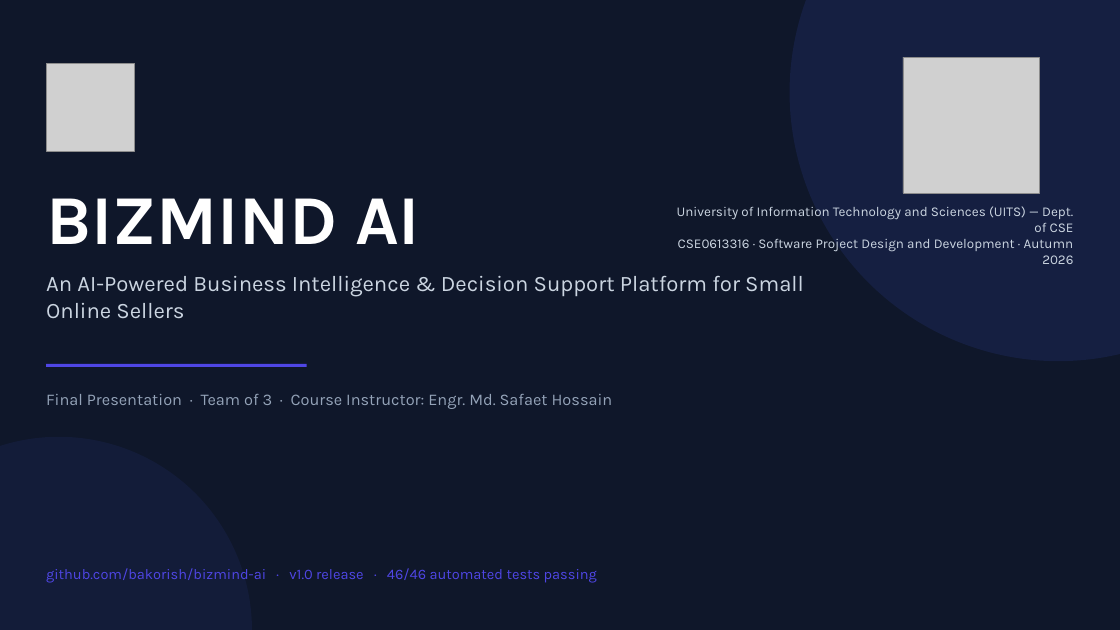
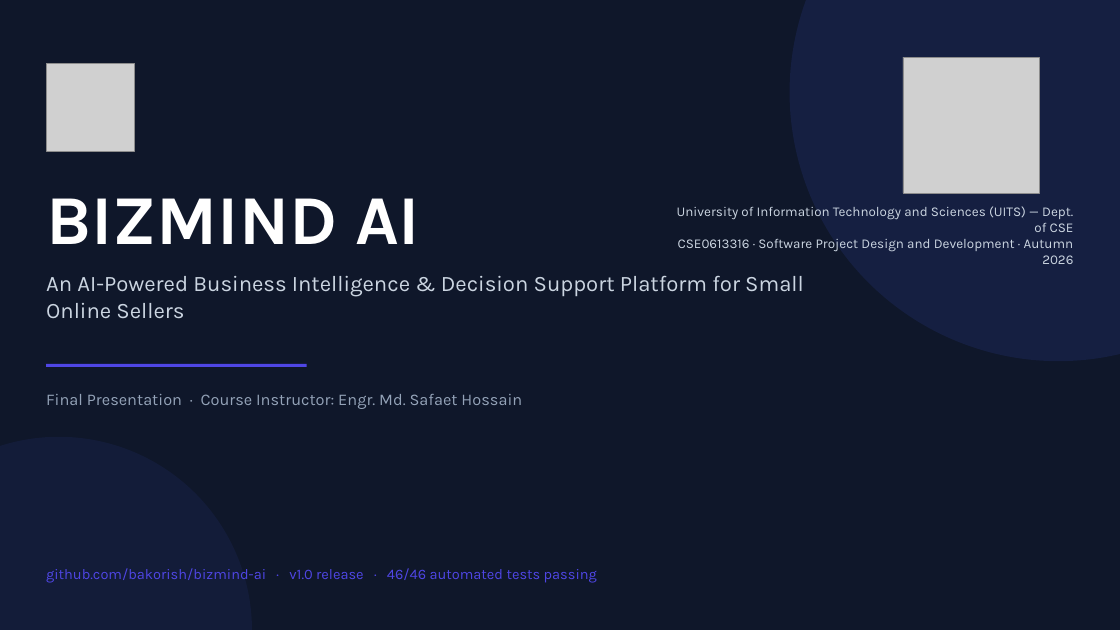
Before and after one commit to bakorish/bizmind-ai, a slide deck: slide 1 of docs/BizMind_AI_SDPM_Presentation.pptx. Drawn at 1120x630 pixels with LibreOffice and Linux fonts; fonts in the diff are those of the drawing; grey boxes stand for pictures. Boxes give left, top, right and bottom in pixels: in the first picture for what was removed or moved away, otherwise in the second. Text is boxed around its words. In the diff, an @@ line names an element or a change of style, - is before the commit and + after.

```diff
--- a/docs/BizMind_AI_SDPM_Presentation.pptx
+++ b/docs/BizMind_AI_SDPM_Presentation.pptx
@@ text at bbox=[46, 394, 522, 409]: text changed @@
-Final Presentation · Team of 3 · Course Instructor: Engr. Md. Safaet Hossain
+Final Presentation · Course Instructor: Engr. Md. Safaet Hossain
```
Also in this commit, not shown: 14 other slides changed, 5 slides added, 15 slides removed.
